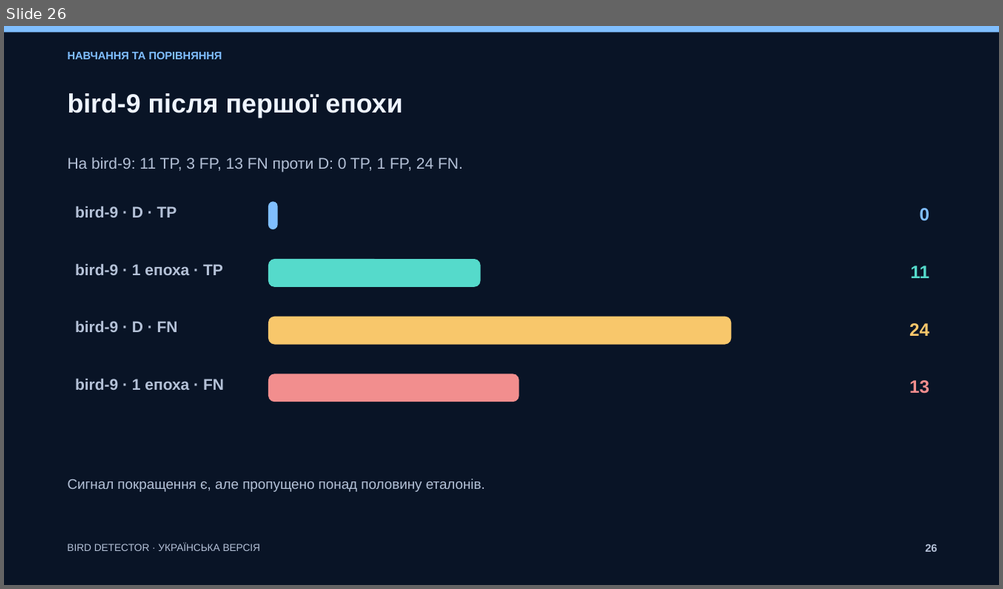
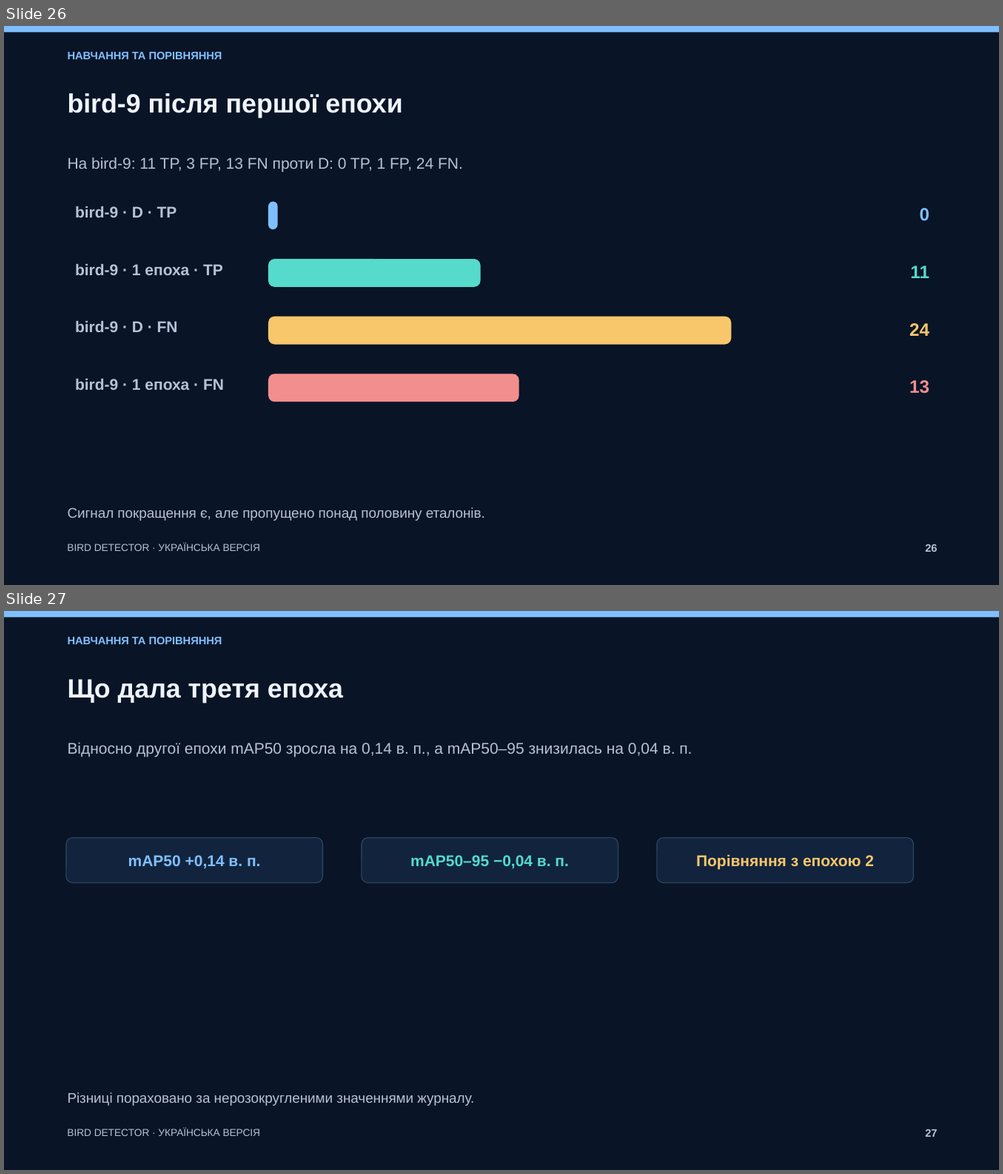
Before and after one commit to tarasenkoandriii/bird-video-detection-v3, a slide deck: deliverables/Bird_Detector_V3_UK/Bird_Detector_V3_UK.pptx. Shown one above the other, each under a label of ours: slide 26 before the commit, slides 26 and 27 after it. The pictures are 1003x589 and 1003x1174 pixels, drawn with LibreOffice and Linux fonts; fonts in the diff are those of the drawing. Boxes give left, top, right and bottom in pixels: in the first picture for what was removed or moved away, otherwise in the second. Text is boxed around its words. In the diff, an @@ line names an element or a change of style, - is before the commit and + after.

Commit message:
Оновити презентацію v3 за трьома епохами

```diff
--- a/deliverables/Bird_Detector_V3_UK/Bird_Detector_V3_UK.pptx
+++ b/deliverables/Bird_Detector_V3_UK/Bird_Detector_V3_UK.pptx
@@ slide 27 added at [4, 611, 999, 1170], background #091426 @@
@@ rectangle added at [4, 611, 999, 617], fill #80BFFF @@
@@ text added at [68, 636, 222, 644], 10.5 pt, text #80BFFF, bold @@
+НАВЧАННЯ ТА ПОРІВНЯННЯ
@@ text added at [68, 679, 343, 703], 25.5 pt, text #EFF5FF, bold @@
+Що дала третя епоха
@@ text added at [68, 743, 691, 757], 15 pt, text #B5C2D8 @@
+Відносно другої епохи mAP50 зросла на 0,14 в. п., а mAP50–95 знизилась на 0,04 в. п.
@@ rounded rectangle added at [66, 838, 323, 883], fill #12243D, outline #314964 0.75 pt @@
@@ rounded rectangle added at [361, 838, 618, 883], fill #12243D, outline #314964 0.75 pt @@
@@ rounded rectangle added at [657, 838, 913, 883], fill #12243D, outline #314964 0.75 pt @@
@@ text added at [696, 854, 874, 869], 15 pt, text #F8C76B, bold @@
+Порівняння з епохою 2
@@ text added at [128, 855, 260, 869], 15 pt, text #80BFFF, bold @@
+mAP50 +0,14 в. п.
@@ text added at [410, 855, 568, 869], 15 pt, text #55DACB, bold @@
+mAP50–95 −0,04 в. п.
@@ text added at [68, 1093, 474, 1106], 13.5 pt, text #B5C2D8 @@
+Різниці пораховано за нерозокругленими значеннями журналу.
@@ text added at [67, 1128, 261, 1136], 9.8 pt, text #B5C2D8 @@
+BIRD DETECTOR · УКРАЇНСЬКА ВЕРСІЯ
@@ text added at [925, 1130, 936, 1137], 10.5 pt, text #B5C2D8, bold @@
+27
@@ slide 26 changed as well @@
@@ text "Сигнал покращення є, але пропущено ...": place and size @@
-text "Сигнал покращення є, але пропущено ..." at [68, 479, 485, 492]
+text "Сигнал покращення є, але пропущено ..." at [68, 508, 485, 521]
```
Also in this commit, not shown: 27 other slides changed, 1 other slide added, 2 slides removed, 15 other files.
